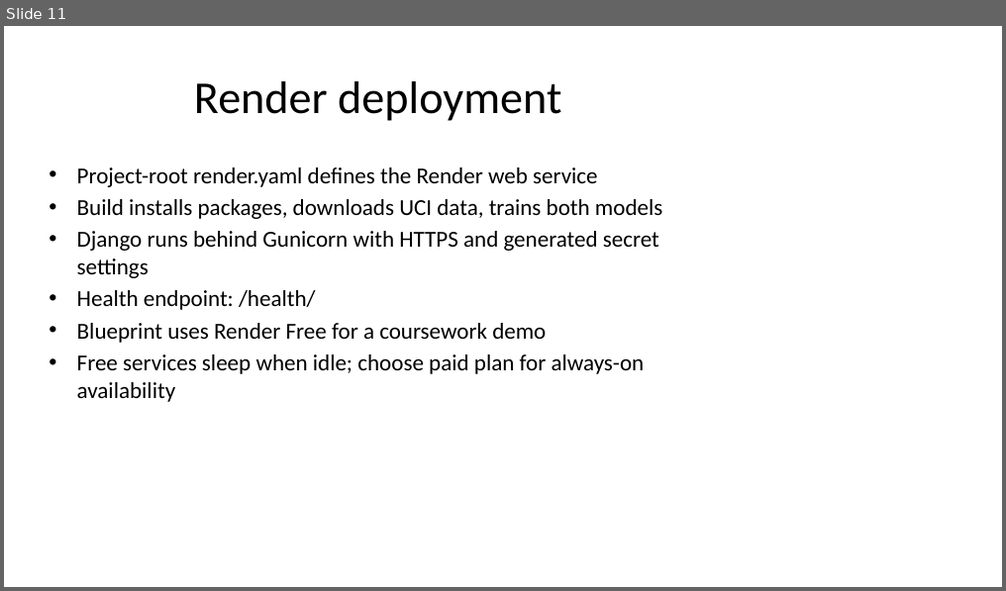
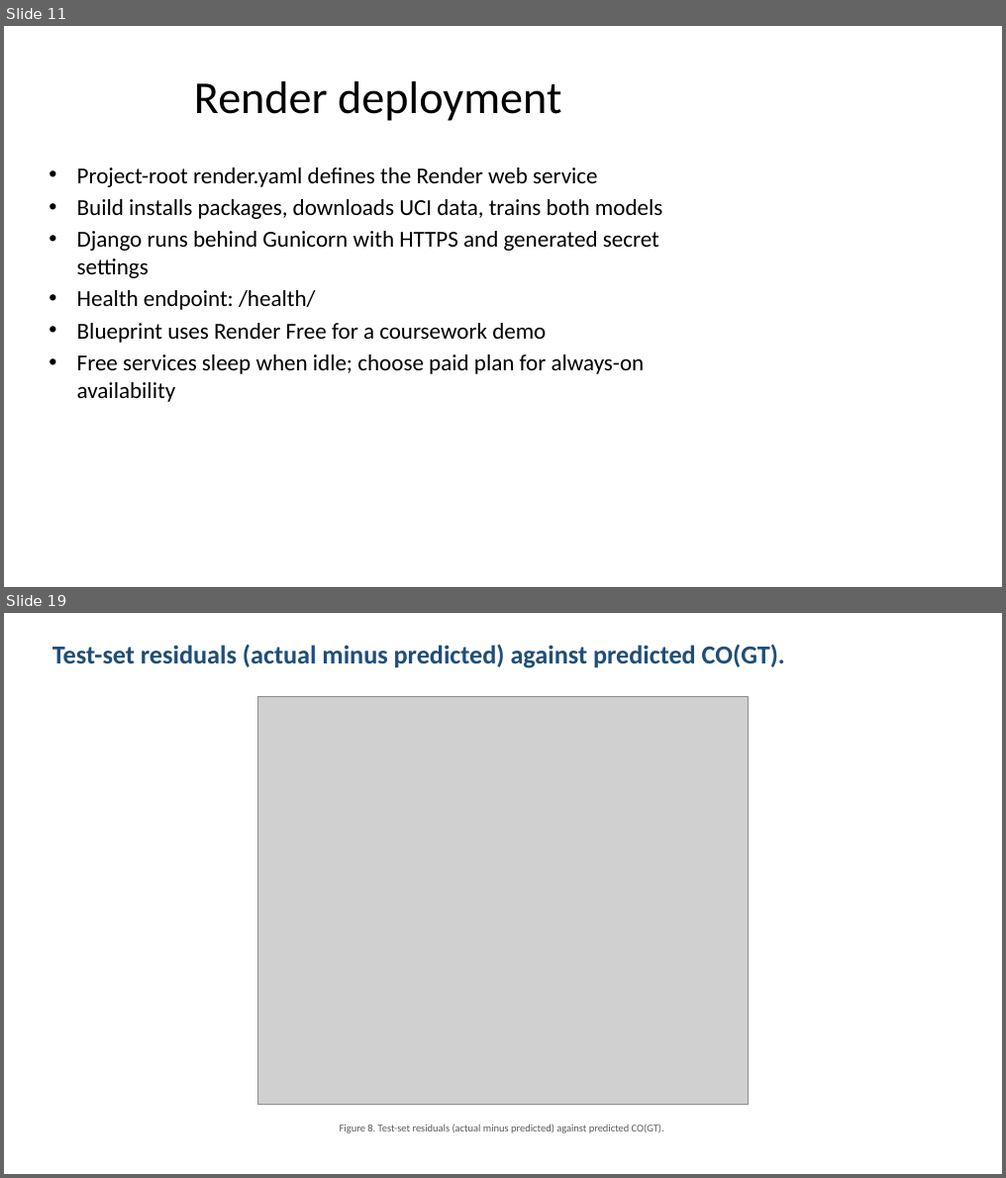
Before and after one commit to killshot-0/Online-shopping-purchase-prediction-and-Air-quality-estimation, a slide deck: outputs/ML_Process_Presentation.pptx. Shown one above the other, each under a label of ours: slide 11 before the commit, slides 11 and 19 after it; the slides between them are not shown. The pictures are 1006x591 and 1006x1178 pixels, drawn with LibreOffice and Linux fonts; fonts in the diff are those of the drawing; grey boxes stand for pictures. Boxes give left, top, right and bottom in pixels: in the first picture for what was removed or moved away, otherwise in the second. Text is boxed around its words. In the diff, an @@ line names an element or a change of style, - is before the commit and + after.

```diff
--- a/outputs/ML_Process_Presentation.pptx
+++ b/outputs/ML_Process_Presentation.pptx
@@ slide 19 added at (x1=4, y1=613, x2=1002, y2=1174), background #FFFFFF @@
@@ text added at (x1=53, y1=644, x2=785, y2=668), 25 pt, text #1F4E79, bold @@
+Test-set residuals (actual minus predicted) against predicted CO(GT).
@@ picture added at (x1=258, y1=697, x2=748, y2=1105) @@
@@ text added at (x1=340, y1=1124, x2=664, y2=1134), 10 pt, text #5A5A5A @@
+Figure 8. Test-set residuals (actual minus predicted) against predicted CO(GT).
```
Also in this commit, not shown: 2 slides changed, 7 other slides added, 10 other files.
